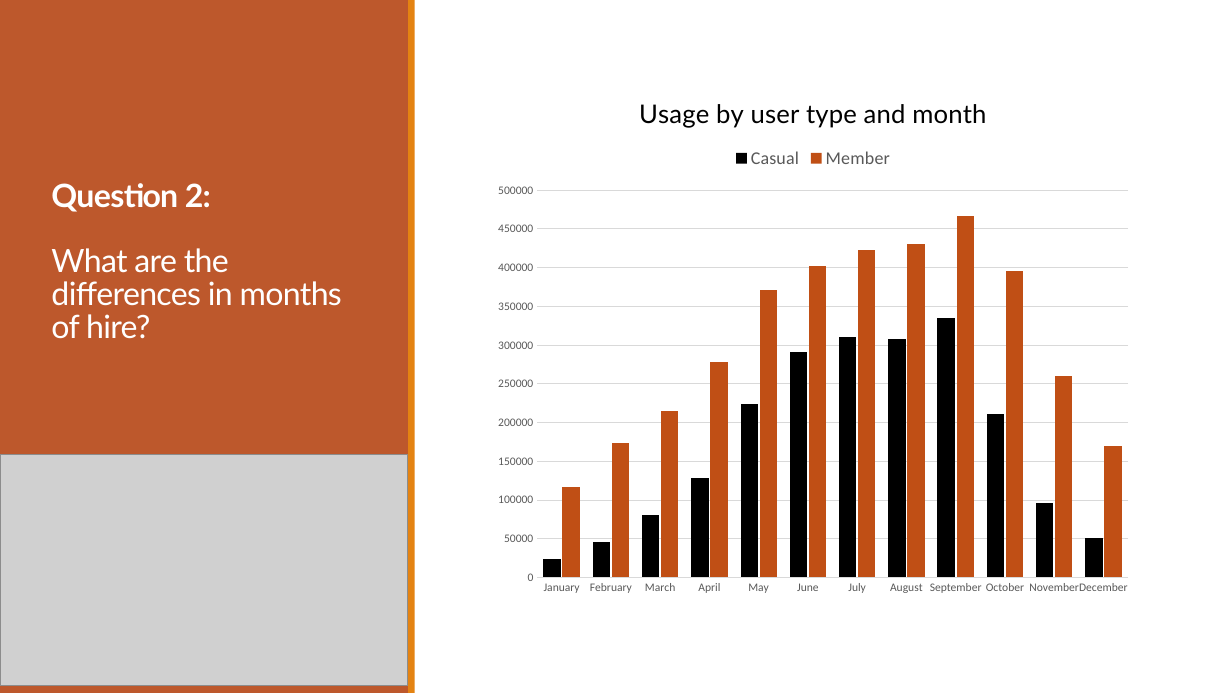
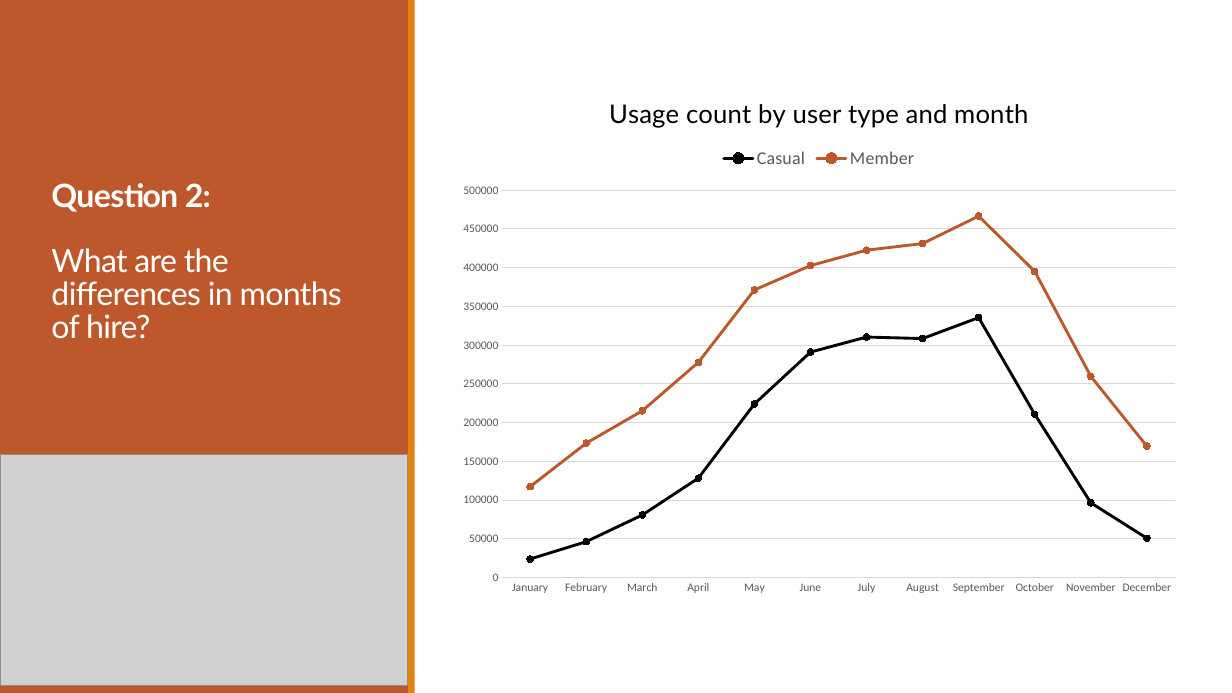
Before and after one commit to MaarjaApostol/cyclistic-capstone, a slide deck: slide 5 of Cyclistic_Project_Presentation.pptx. Drawn at 1232x693 pixels with LibreOffice and Linux fonts; fonts in the diff are those of the drawing; grey boxes stand for pictures. Boxes give left, top, right and bottom in pixels: in the first picture for what was removed or moved away, otherwise in the second. Text is boxed around its words. In the diff, an @@ line names an element or a change of style, - is before the commit and + after.

Commit message:
Add files via upload
Changed chart types x 3

```diff
--- a/Cyclistic_Project_Presentation.pptx
+++ b/Cyclistic_Project_Presentation.pptx
@@ column chart at (x1=448, y1=74, x2=1189, y2=605) @@
@@ column chart to line chart @@
@@ title "Usage by user type and month " to "Usage count by user type and month " @@
@@ colour of Member #C04F15 to #BD582C @@
@@ bar spacing changed @@
@@ line chart resized from (x1=485, y1=74, x2=1141, y2=605) to (x1=448, y1=74, x2=1189, y2=605) @@
```
Also in this commit, not shown: 2 other slides changed.
